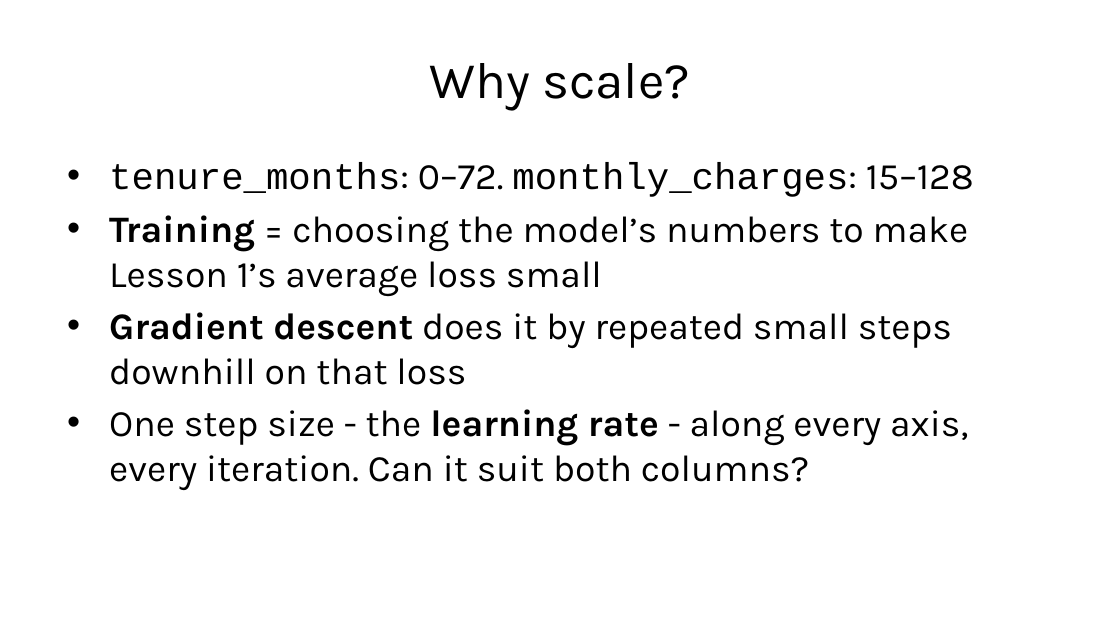
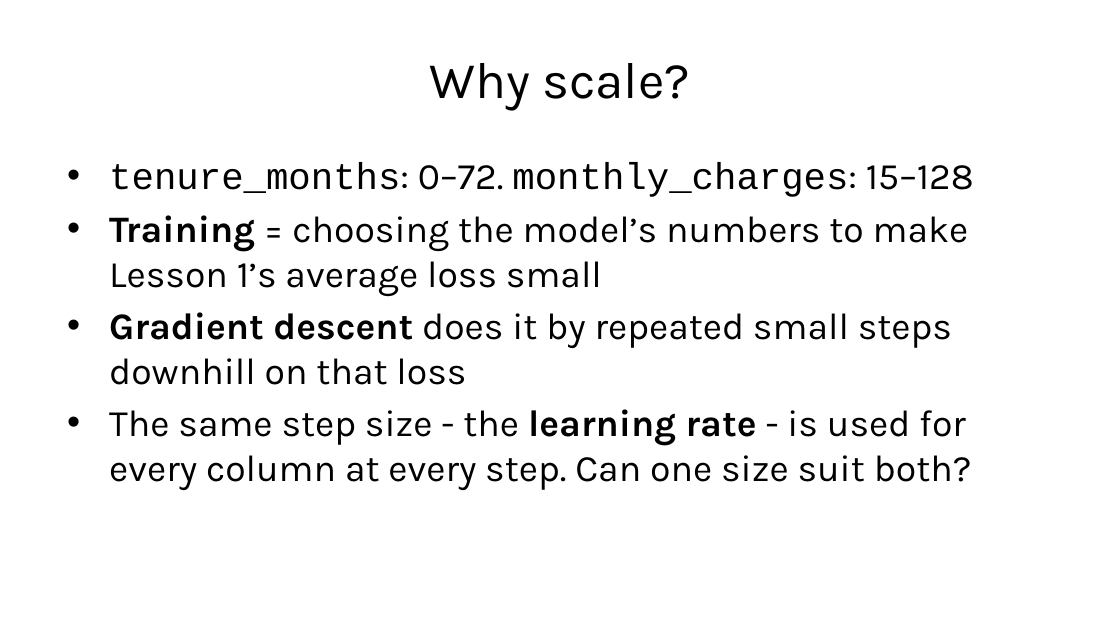
Before and after one commit to fabioantonini/technologies-for-artificial-intelligence, a slide deck: slide 24 of Lessons/02_data_exploration_and_preparation/Slides/data_exploration_and_preparation_slides.pptx. Drawn at 1120x630 pixels with LibreOffice and Linux fonts; fonts in the diff are those of the drawing; background and template pictures are left out. Boxes give left, top, right and bottom in pixels: in the first picture for what was removed or moved away, otherwise in the second. Text is boxed around its words. In the diff, an @@ line names an element or a change of style, - is before the commit and + after.

```diff
--- a/Lessons/02_data_exploration_and_preparation/Slides/data_exploration_and_preparation_slides.pptx
+++ b/Lessons/02_data_exploration_and_preparation/Slides/data_exploration_and_preparation_slides.pptx
@@ text at (x1=109, y1=409, x2=972, y2=490): text changed @@
-• One step size - the learning rate - along every axis, every iteration. Can it suit both columns?
+• The same step size - the learning rate - is used for every column at every step. Can one size suit both?
```
Also in this commit, not shown: 25 other slides changed, 7 slides added, 7 slides removed, 2 other files.
